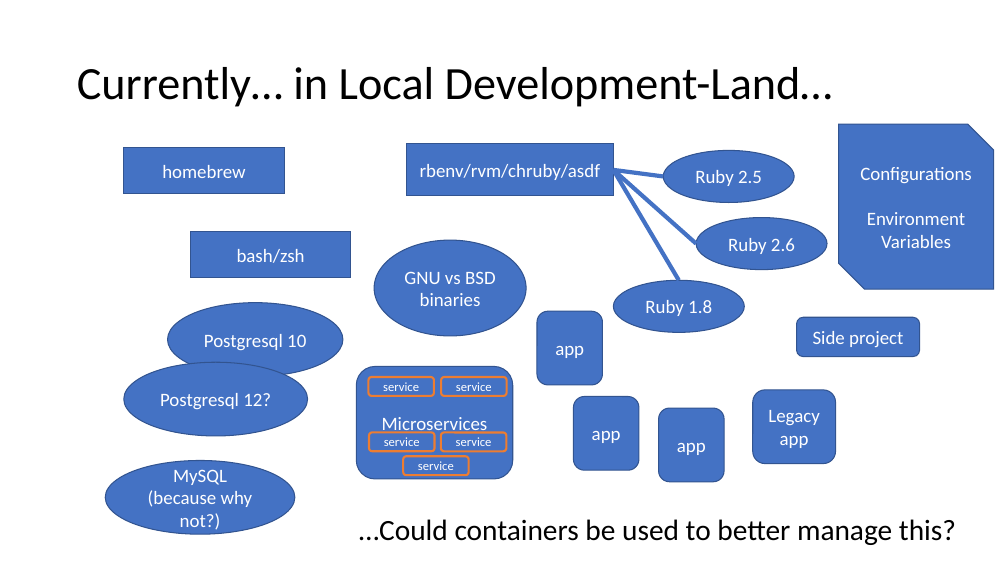
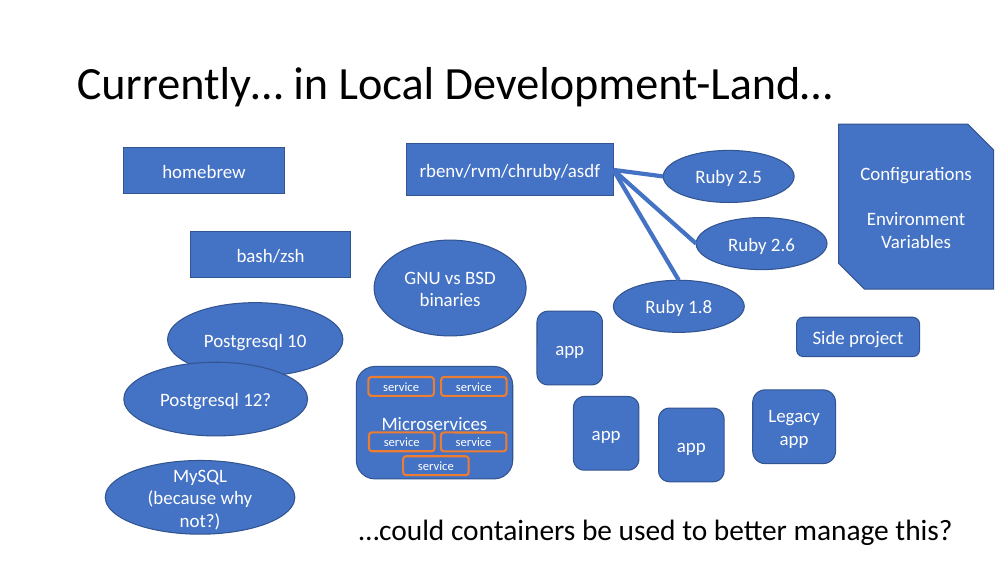
Before and after one commit to t27duck/showandtell, a slide deck: slide 2 of presentations/rubyconf/2019/containerizing_local_dev.pptx. Drawn at 1008x567 pixels with LibreOffice and Linux fonts; fonts in the diff are those of the drawing; background and template pictures are left out. Boxes give left, top, right and bottom in pixels: in the first picture for what was removed or moved away, otherwise in the second. Text is boxed around its words. In the diff, an @@ line names an element or a change of style, - is before the commit and + after.

```diff
--- a/presentations/rubyconf/2019/containerizing_local_dev.pptx
+++ b/presentations/rubyconf/2019/containerizing_local_dev.pptx
@@ text at [359,519,952,545]: text changed @@
-…Could containers be used to better manage this?
+…could containers be used to better manage this?
```
Also in this commit, not shown: 1 other slide changed, 1 other file.
